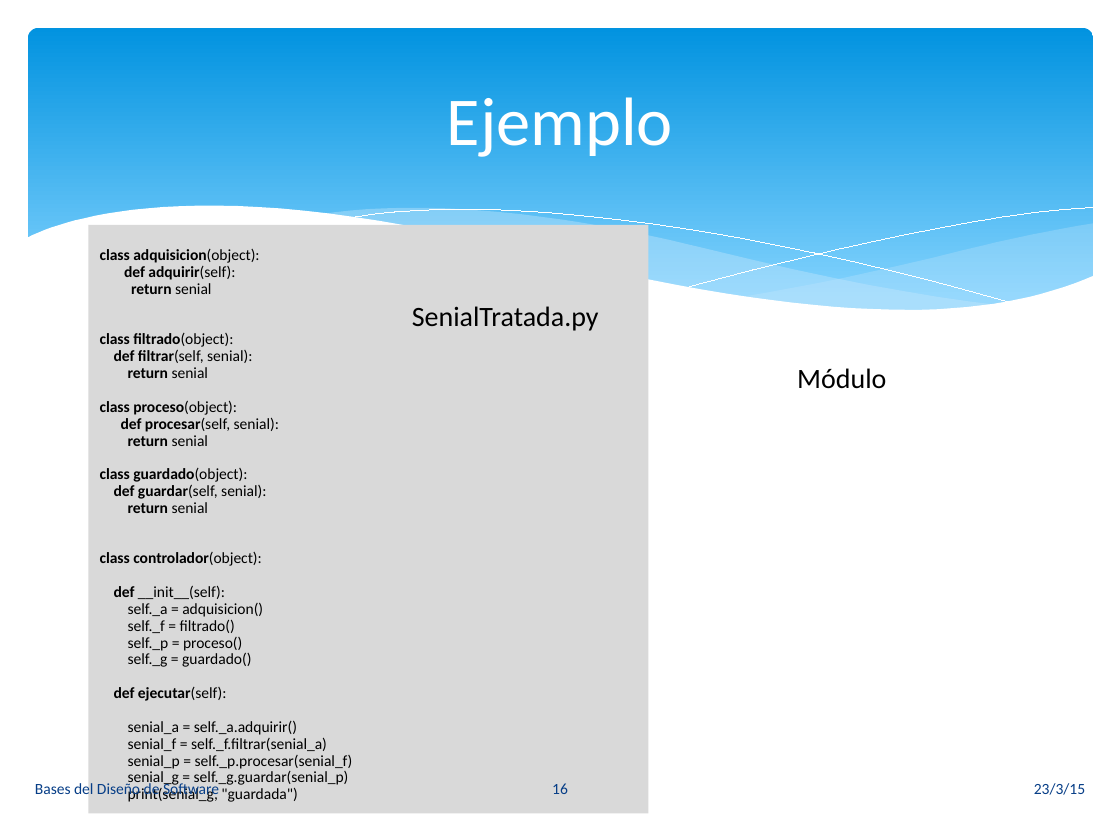
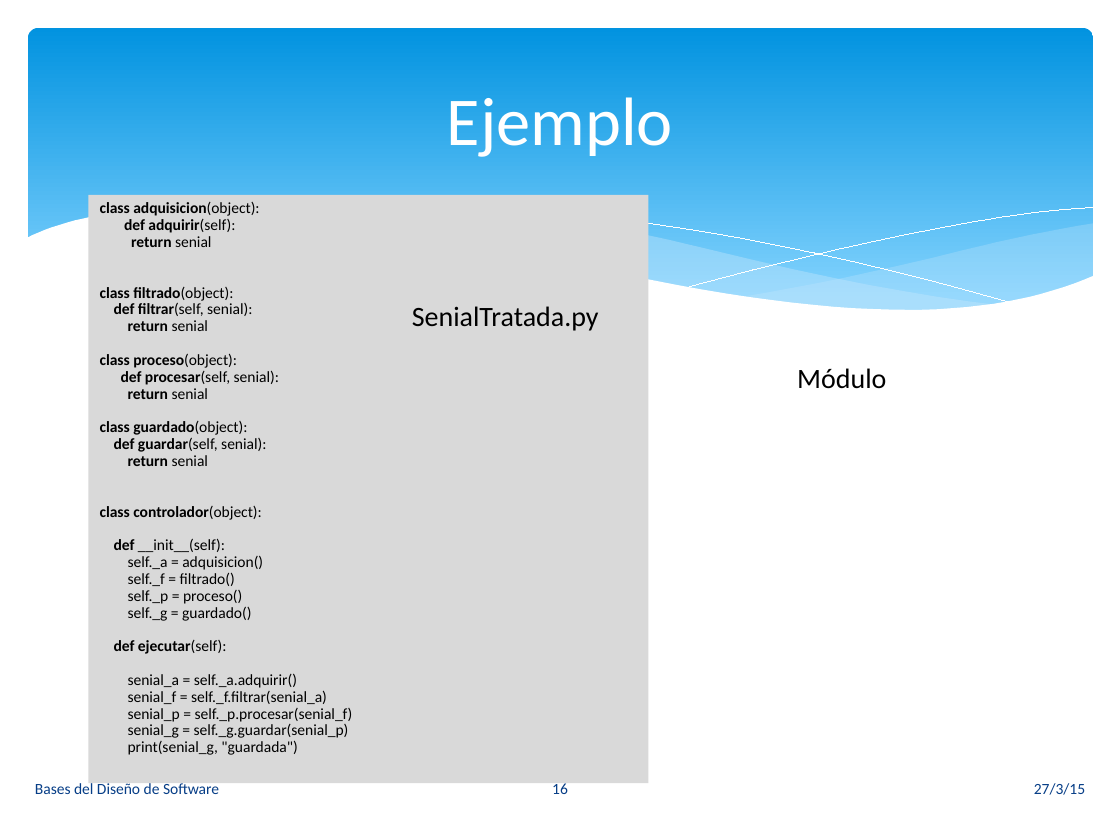
Before and after one commit to vvalotto/Base-Disenio-Software, a slide deck: slide 16 of 02. Criterios Básicos del Diseño.pptx. Drawn at 1120x840 pixels with LibreOffice and Linux fonts; fonts in the diff are those of the drawing. Boxes give left, top, right and bottom in pixels: in the first picture for what was removed or moved away, otherwise in the second. Text is boxed around its words. In the diff, an @@ line names an element or a change of style, - is before the commit and + after.

```diff
--- a/02. Criterios Básicos del Diseño.pptx
+++ b/02. Criterios Básicos del Diseño.pptx
@@ rectangle "class adquisicion(object): def adquirir(self): return ...": place and size @@
-rectangle "class adquisicion(object): def adquirir(self): return ..." at (88,225,648,813)
+rectangle "class adquisicion(object): def adquirir(self): return ..." at (88,195,648,783)
@@ text at (1034,783,1085,795): text changed @@
-23/3/15
+27/3/15
```
Also in this commit, not shown: 38 other slides changed.
